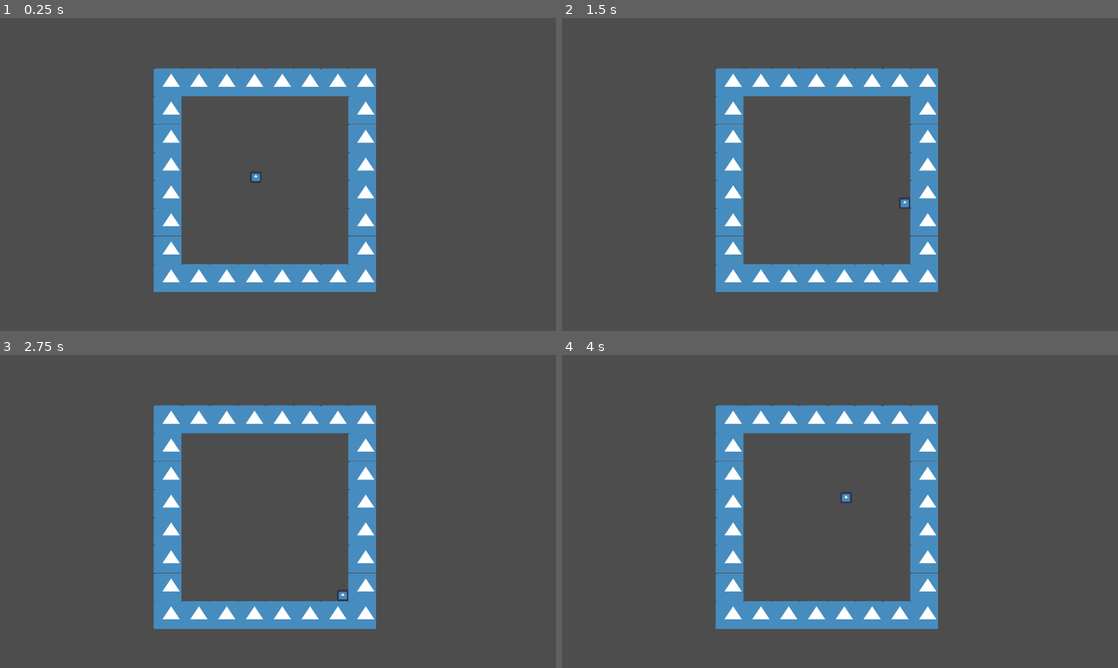
Above: before the commit, frames 1-4 (two rows, left to right).
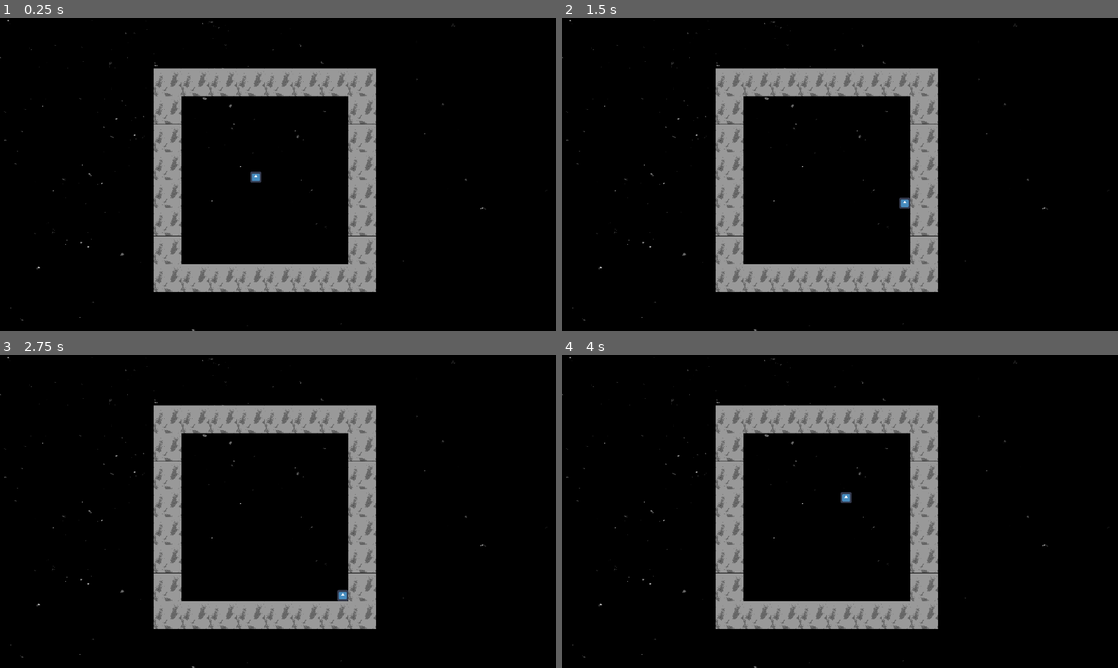
Above: after the commit, the same moments.

Repository: Indivicivet/ludumdare54
Game: Godot game, scene res://ludumdare54.tscn
The game is run twice, just before and just after one commit, with the same random seed, the same clock (stepped at 60 frames per second) and the same inputs. The engine's default icon, where the game draws it, is replaced by a stand-in: a white triangle on a blue panel in a dark square.
Inputs:
- Up to frame 1 (0.25 s): no input
- Up to frame 2 (1.5 s): tap Enter at 0.5 s; hold Right (right) 0.53-1.28 s; hold Down (down) from 1.28 s (still down)
- Up to frame 3 (2.75 s): release Down (down) at 2.03 s; hold Right (right) from 2.03 s (still down)
- Up to frame 4 (4 s): tap Space at 2.75 s; release Right (right) at 2.78 s; hold Up (up) 2.78-3.53 s; hold Left (left) from 3.53 s (still down)

The runs differ from the first frame. In frame 1, 100% of the frame differs, in the area x 0-100%, y 0-100%; in frame 2, 100%; in frame 3, 100%; in frame 4, 100%.

Commit message:
texture blocks and background

Diff:
--- a/block_solid.tscn
+++ b/block_solid.tscn
@@ -1,6 +1,6 @@
 [gd_scene load_steps=3 format=3 uid="uid://dmbopa58apven"]
 
-[ext_resource type="Texture2D" uid="uid://dql0beg06i55b" path="res://icon.svg" id="1_xqww1"]
+[ext_resource type="Texture2D" uid="uid://dm7cxf1pr2r2f" path="res://tex3_0001__P2000288.png" id="1_6p85x"]
 
 [sub_resource type="RectangleShape2D" id="RectangleShape2D_0201y"]
 size = Vector2(64, 64)
@@ -9,7 +9,7 @@
 position = Vector2(0, -1)
 
 [node name="Sprite2D" type="Sprite2D" parent="."]
-texture = ExtResource("1_xqww1")
+texture = ExtResource("1_6p85x")
 region_enabled = true
 region_rect = Rect2(24, 24, 64, 64)
 
--- a/ludumdare54.tscn
+++ b/ludumdare54.tscn
@@ -1,10 +1,14 @@
-[gd_scene load_steps=4 format=3 uid="uid://b4o7w1uc8bq1o"]
+[gd_scene load_steps=5 format=3 uid="uid://b4o7w1uc8bq1o"]
 
 [ext_resource type="Texture2D" uid="uid://dql0beg06i55b" path="res://icon.svg" id="1_7c11r"]
 [ext_resource type="Script" path="res://player.gd" id="1_40gfe"]
+[ext_resource type="Texture2D" uid="uid://cyx66v7t784tj" path="res://tex2_0001__P2000288.png" id="1_ix00u"]
 [ext_resource type="PackedScene" uid="uid://dmbopa58apven" path="res://block_solid.tscn" id="3_d706m"]
 
 [node name="Node2D" type="Node2D"]
+
+[node name="Sprite2D" type="Sprite2D" parent="."]
+texture = ExtResource("1_ix00u")
 
 [node name="many_blocks" type="Node2D" parent="."]
 position = Vector2(610, 373)
